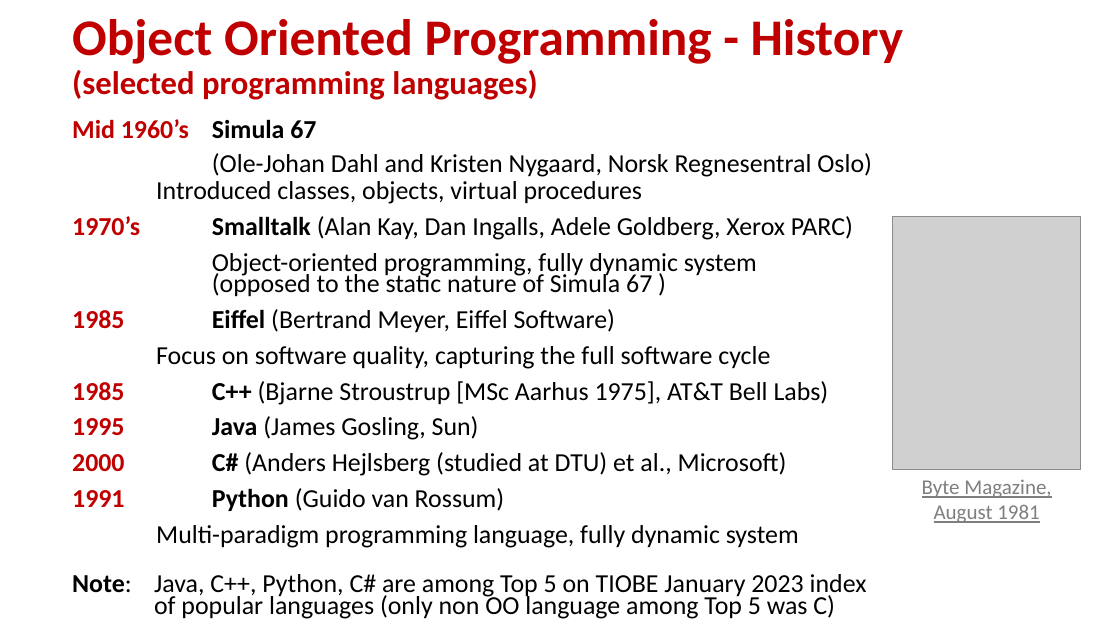
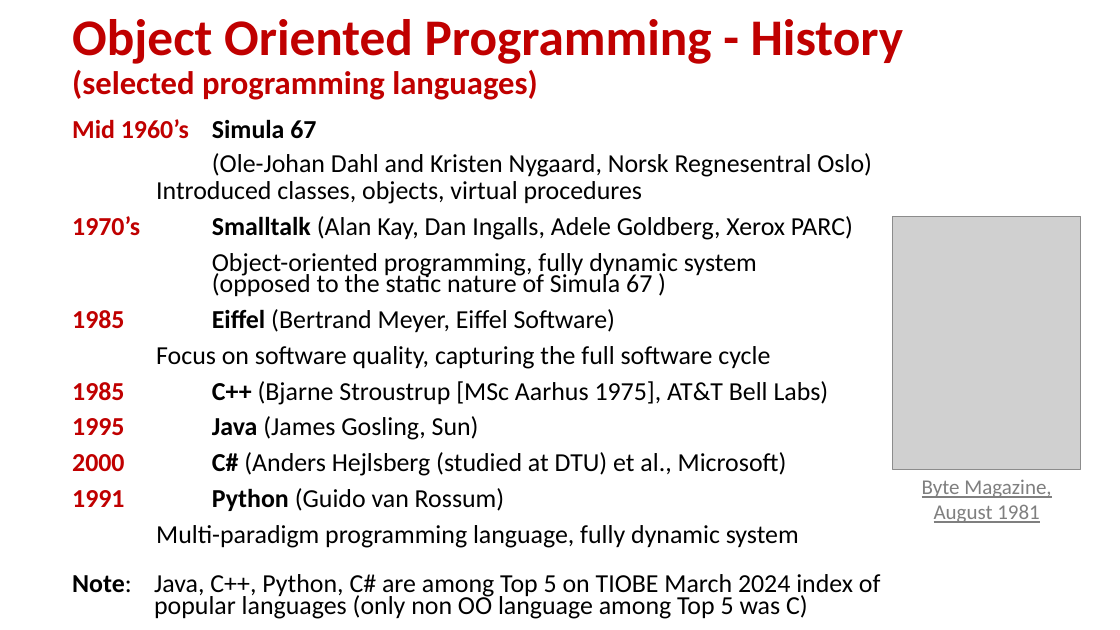
Before and after one commit to gsbrodal/gsbrodal.github.io, a slide deck: slide 3 of ipsa/slides/classes.pptx. Drawn at 1120x630 pixels with LibreOffice and Linux fonts; fonts in the diff are those of the drawing; grey boxes stand for pictures. Boxes give left, top, right and bottom in pixels: in the first picture for what was removed or moved away, otherwise in the second. Text is boxed around its words. In the diff, an @@ line names an element or a change of style, - is before the commit and + after.

```diff
--- a/ipsa/slides/classes.pptx
+++ b/ipsa/slides/classes.pptx
@@ text at <box>72,574,881,619</box>: text changed @@
-  Note: Java, C++, Python, C# are among Top 5 on TIOBE January 2023 index of popular languages (only non OO language among Top 5 was C)
+  Note: Java, C++, Python, C# are among Top 5 on TIOBE March 2024 index of popular languages (only non OO language among Top 5 was C)
```
Also in this commit, not shown: 3 other slides changed, 6 other files.
